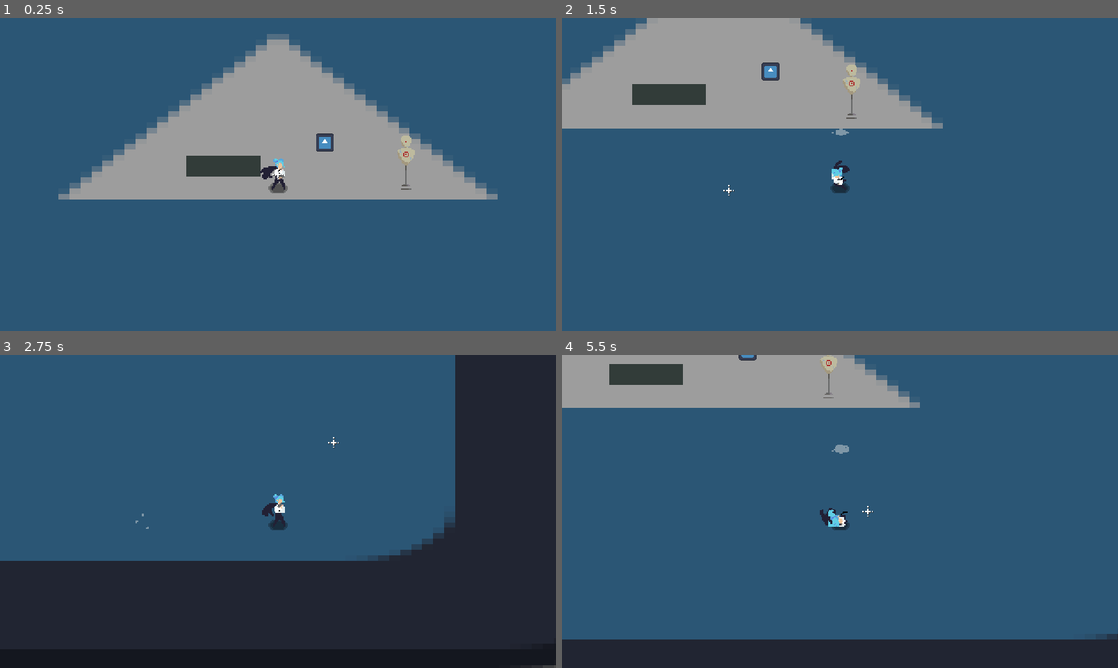
Above: before the commit, frames 1-4 (two rows, left to right).
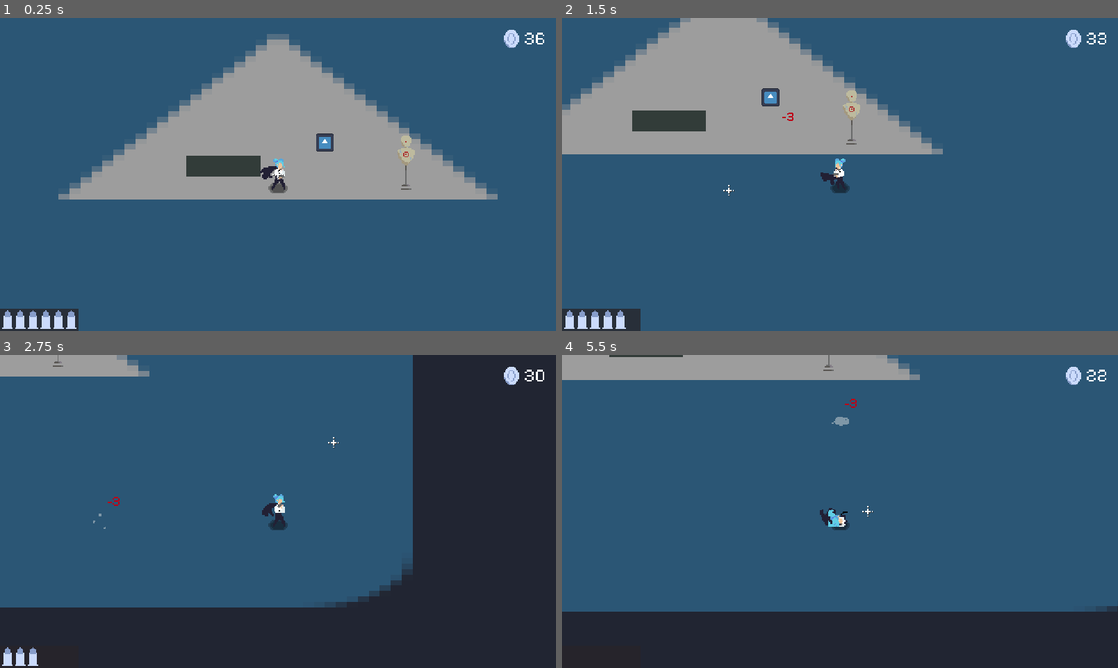
Above: after the commit, the same moments.

Repository: Niimphu/JGJ24
Game: Godot game, scene res://scenes/game/game.tscn
The game is run twice, just before and just after one commit, with the same random seed, the same clock (stepped at 60 frames per second) and the same inputs. Before the commit the project starts from res://scenes/game/world.tscn. The engine's default icon, where the game draws it, is replaced by a stand-in: a white triangle on a blue panel in a dark square.
Inputs (mouse positions are in pixels of both pictures, inside the frame that each line leads up to):
- Up to frame 1 (0.25 s): no input
- Up to frame 2 (1.5 s): move the mouse to (962, 158) at 0.52 s; hold D (move_right) 0.53-1.28 s; click (962, 158) at 0.6 s; tap Space (roll) at 0.8, 1.35 s; move the mouse to (728, 190) at 1.27 s; hold S (move_down) from 1.28 s (still down)
- Up to frame 3 (2.75 s): click (166, 527) at 1.55 s; move the mouse to (333, 442) at 2.02 s; release S (move_down) at 2.03 s; hold D (move_right) from 2.03 s (still down); click (333, 442) at 2.1 s; tap Space (roll) at 2.3 s
- Up to frame 4 (5.5 s): move the mouse to (812, 574) at 2.77 s; release D (move_right) at 2.78 s; hold W (move_up) 2.78-3.53 s; tap Space (roll) at 2.85, 3.8, 4.35, 5.3 s; click (812, 574) at 3.05 s; move the mouse to (1006, 558) at 3.52 s; hold A (move_left) 3.53-5.03 s; click (1006, 558) at 3.6 s; tap R (reload) at 4.15 s; move the mouse to (673, 464) at 4.27 s; click (673, 464) at 4.55 s; move the mouse to (867, 511) at 5.02 s; hold S (move_down) from 5.03 s (still down); click (867, 511) at 5.1 s

The runs differ from the first frame. In frame 1, 1.2% of the frame differs, in the area x 0-98%, y 3-100%; in frame 2, 14%; in frame 3, 17%, in the area x 0-100%, y 0-100%; in frame 4, 16%.

Commit message:
coins and fun numbers

Diff:
--- a/project.godot
+++ b/project.godot
@@ -11,7 +11,7 @@
 [application]
 
 config/name="Avarus"
-run/main_scene="res://scenes/game/world.tscn"
+run/main_scene="res://scenes/game/game.tscn"
 config/features=PackedStringArray("4.3", "GL Compatibility")
 config/icon="res://icon.svg"
 
--- a/scenes/entities/bullet_trail.gd
+++ b/scenes/entities/bullet_trail.gd
@@ -3,7 +3,7 @@
 @export var trail_length := 15
 var point := Vector2()
 
-func _process(delta):
+func _process(_delta):
 	global_position = Vector2.ZERO
 	global_rotation = 0
 
--- a/scenes/entities/player.gd
+++ b/scenes/entities/player.gd
@@ -7,6 +7,8 @@
 }
 
 @export var BulletManager: Node2D
+@export var Game: Node2D
+@export var AmmoCount: Control
 
 @onready var Animator := $AnimationPlayer
 @onready var GunAnimator := $Gun/AnimationPlayer
@@ -14,21 +16,23 @@
 @onready var Arm := $Gun
 @onready var Jacket := $Jacket
 @onready var Shadow := $Shadow
+@onready var Collider := $CollisionShape2D
 
 @onready var bullet_scene := preload("bullet.tscn")
 @onready var dust_scene := preload("res://scenes/entities/roll_dust.tscn")
 
 
 const SPEED := 180
-const ROLL_MULT := 2.5
-const ROLL_FRICTION := 800
+const ROLL_MULT := 3.5
+const ROLL_FRICTION := 1200
 var state := IDLE
 var direction := Vector2.ZERO
 var mouse_pos: Vector2
 var roll_cd: bool = true
-var stored_ammo = 10
-var ammo_in_chamber = 6
-var ammo_needed = 0
+var reloading := false
+
+var max_ammo := 6
+var current_ammo := 6
 
 # this is fine & whatever
 var roll_direction := Vector2.RIGHT
@@ -42,10 +46,10 @@
 	mouse_pos = get_global_mouse_position()
 	get_input_direction()
 
-	if Input.is_action_just_pressed("roll") and roll_cd:
+	if Input.is_action_just_pressed("roll") and roll_cd and Game.update_coins(-3, popup_pos()):
 		roll_cd = false
 		roll_pressed()
-		await get_tree().create_timer(0.5).timeout
+		await get_tree().create_timer(0.6).timeout
 		roll_cd = true
 
 	match state:
@@ -78,7 +82,7 @@
 	direction.y = Input.get_action_strength("move_down") - Input.get_action_strength("move_up")
 	direction = direction.normalized()
 
-	if direction != Vector2.ZERO: # set roll direction to last non-zero direction
+	if direction != Vector2.ZERO and state != ROLL: # set roll direction to last non-zero direction
 		roll_direction = direction
 
 
@@ -107,7 +111,8 @@
 	else:
 		sprite_flip(true)
 	Jacket.visible = false
-	velocity -= roll_direction * ROLL_FRICTION * delta
+	#turn off hurtbox for i frames
+	velocity = velocity.move_toward(Vector2.ZERO, ROLL_FRICTION * delta)
 	move_and_slide()
 
 
@@ -128,6 +133,7 @@
 	if anim_name == "roll":
 		Jacket.visible = true
 		state = IDLE
+		#turn hurbox back on
 		Animator.play("idle")
 
 
@@ -141,24 +147,32 @@
 
 
 func shoot() -> void:
-	if ammo_in_chamber > 0:
-		ammo_in_chamber -= 1
-		var bullet := bullet_scene.instantiate()
-		bullet.position = Arm.global_position + (mouse_pos - Arm.global_position).normalized() * 8.5
-		bullet.set_direction((position - mouse_pos).normalized())
-		BulletManager.add_child(bullet)
-		GunAnimator.play("shoot")
+	if current_ammo == 0:
+		return
+
+	reloading = false
+	current_ammo -= 1
+	AmmoCount.value = current_ammo
+
+	var bullet := bullet_scene.instantiate()
+	bullet.position = Arm.global_position + (mouse_pos - Arm.global_position).normalized() * 8.5
+	bullet.set_direction((position - mouse_pos).normalized())
+	BulletManager.add_child(bullet)
+	GunAnimator.play("shoot")
 
 
 func reload() -> void:
-	if stored_ammo > 0:
-		ammo_needed = 6 - ammo_in_chamber
-		if stored_ammo >= ammo_needed:
-			stored_ammo -= ammo_needed
-			ammo_in_chamber = 6
-		elif ammo_needed >= stored_ammo:
-			ammo_in_chamber += stored_ammo
-			stored_ammo = 0
-			GunAnimator.play("reload")
-		print(ammo_in_chamber)
-		print(stored_ammo)
+	reloading = true
+	while reloading:
+		if current_ammo >= max_ammo or Game.update_coins(-2, popup_pos()) == false:
+			reloading = false
+			return
+
+		GunAnimator.play("reload")
+		await get_tree().create_timer(0.4).timeout
+		current_ammo += 1
+		AmmoCount.value = current_ammo
+
+
+func popup_pos() -> Vector2:
+	return global_position + Vector2(4, -25)
--- /dev/null
+++ b/scenes/game.tres
@@ -0,0 +1,6 @@
+[gd_resource type="Theme" load_steps=2 format=3 uid="uid://bux7k08p0mmee"]
+
+[ext_resource type="FontFile" uid="uid://csbc04dv7j2bo" path="res://assets/PixelifySans-VariableFont_wght.ttf" id="1_cdi6j"]
+
+[resource]
+default_font = ExtResource("1_cdi6j")
--- /dev/null
+++ b/scenes/game/game.gd
@@ -0,0 +1,27 @@
+extends Node2D
+
+@export var CoinCount: Control
+
+@onready var popup_scene := preload("res://scenes/ui/popup.tscn")
+
+var coins := 36
+
+func _ready():
+	CoinCount.text = str(coins)
+
+
+func update_coins(amount: int, location: Vector2) -> bool:
+	if coins + amount < 0:
+		return false
+	coins += amount
+	CoinCount.text = str(coins)
+	popup(amount, location)
+	return true
+
+
+func popup(amount: int, location: Vector2) -> void:
+	print(amount, " ", location)
+	var popup_instance := popup_scene.instantiate()
+	add_child(popup_instance)
+	popup_instance.global_position = location
+	popup_instance.pop(amount)
--- /dev/null
+++ b/scenes/game/game.tscn
@@ -0,0 +1,201 @@
+[gd_scene load_steps=18 format=3 uid="uid://w736c3ga5g46"]
+
+[ext_resource type="Texture2D" uid="uid://bcxte0yk7bv2m" path="res://icon.svg" id="1_15yqf"]
+[ext_resource type="Script" path="res://scenes/game/game.gd" id="1_crdur"]
+[ext_resource type="Texture2D" uid="uid://df24a41c4c40n" path="res://assets/images/TestWall2.png" id="2_w6x2l"]
+[ext_resource type="PackedScene" uid="uid://cgwpb6lgfpnat" path="res://scenes/entities/player.tscn" id="3_4nq4m"]
+[ext_resource type="Texture2D" uid="uid://bjj2kiuoqbki0" path="res://assets/images/Dummy.png" id="4_v43ea"]
+[ext_resource type="Texture2D" uid="uid://carlh6hp3gcc2" path="res://assets/images/Crosshair.png" id="5_wq68m"]
+[ext_resource type="Script" path="res://scenes/game/crosshair.gd" id="6_wc28w"]
+[ext_resource type="Theme" uid="uid://bux7k08p0mmee" path="res://scenes/game.tres" id="8_8fc0e"]
+[ext_resource type="Texture2D" uid="uid://bg5nebaq30wv6" path="res://assets/images/Ammo.png" id="8_17bs5"]
+[ext_resource type="Texture2D" uid="uid://c8qt7kccusryk" path="res://assets/images/BigCoin.png" id="9_dy81b"]
+
+[sub_resource type="WorldBoundaryShape2D" id="WorldBoundaryShape2D_mrjqw"]
+normal = Vector2(-0.00330861, 0.999995)
+
+[sub_resource type="WorldBoundaryShape2D" id="WorldBoundaryShape2D_vr6le"]
+
+[sub_resource type="WorldBoundaryShape2D" id="WorldBoundaryShape2D_dg3de"]
+normal = Vector2(0.999999, 0.00140469)
+
+[sub_resource type="WorldBoundaryShape2D" id="WorldBoundaryShape2D_dtels"]
+normal = Vector2(-0.999999, 0.00101604)
+
+[sub_resource type="RectangleShape2D" id="RectangleShape2D_j8tcv"]
+size = Vector2(62.7732, 5.56218)
+
+[sub_resource type="CapsuleShape2D" id="CapsuleShape2D_31lw8"]
+radius = 2.2845
+height = 12.9434
+
+[sub_resource type="CircleShape2D" id="CircleShape2D_f5gu8"]
+radius = 3.38644
+
+[node name="Game" type="Node2D" node_paths=PackedStringArray("CoinCount")]
+script = ExtResource("1_crdur")
+CoinCount = NodePath("CanvasLayer/UI/MarginContainer/HBoxContainer/CoinCount")
+
+[node name="TempBG" type="Sprite2D" parent="."]
+modulate = Color(0.61339, 0.61339, 0.61339, 1)
+scale = Vector2(9.46875, 4.75)
+texture = ExtResource("1_15yqf")
+
+[node name="BulletManager" type="Node2D" parent="."]
+
+[node name="WorldBoundary" type="StaticBody2D" parent="."]
+
+[node name="CollisionShape2D" type="CollisionShape2D" parent="WorldBoundary"]
+position = Vector2(0.583679, -273.831)
+shape = SubResource("WorldBoundaryShape2D_mrjqw")
+
+[node name="CollisionShape2D2" type="CollisionShape2D" parent="WorldBoundary"]
+position = Vector2(0.350861, 285.885)
+shape = SubResource("WorldBoundaryShape2D_vr6le")
+
+[node name="CollisionShape2D3" type="CollisionShape2D" parent="WorldBoundary"]
+position = Vector2(-568.45, -0.0517654)
+shape = SubResource("WorldBoundaryShape2D_dg3de")
+
+[node name="CollisionShape2D4" type="CollisionShape2D" parent="WorldBoundary"]
+position = Vector2(570.264, -0.251038)
+shape = SubResource("WorldBoundaryShape2D_dtels")
+
+[node name="Entities" type="Node2D" parent="."]
+y_sort_enabled = true
+
+[node name="StaticBody2D" type="StaticBody2D" parent="Entities"]
+position = Vector2(-47.2785, -19.3352)
+
+[node name="Sprite2D" type="Sprite2D" parent="Entities/StaticBody2D"]
+texture = ExtResource("2_w6x2l")
+
+[node name="CollisionShape2D" type="CollisionShape2D" parent="Entities/StaticBody2D"]
+position = Vector2(0.088398, 5.99193)
+shape = SubResource("RectangleShape2D_j8tcv")
+
+[node name="Enemies" type="Node2D" parent="Entities"]
+y_sort_enabled = true
+
+[node name="TestEnemy" type="CharacterBody2D" parent="Entities/Enemies"]
+position = Vector2(40.48, -34.3101)
+
+[node name="Sprite2D" type="Sprite2D" parent="Entities/Enemies/TestEnemy"]
+position = Vector2(0, -5.051)
+scale = Vector2(0.120728, 0.122139)
+texture = ExtResource("1_15yqf")
+
+[node name="CollisionShape2D" type="CollisionShape2D" parent="Entities/Enemies/TestEnemy"]
+rotation = 1.5708
+shape = SubResource("CapsuleShape2D_31lw8")
+
+[node name="Player" parent="Entities" node_paths=PackedStringArray("BulletManager", "Game", "AmmoCount") instance=ExtResource("3_4nq4m")]
+BulletManager = NodePath("../../BulletManager")
+Game = NodePath("../..")
+AmmoCount = NodePath("../../CanvasLayer/UI/Control/MarginContainer/Ammo")
+
+[node name="Camera2D2" type="Camera2D" parent="Entities/Player"]
+position = Vector2(0, -11.8921)
+process_callback = 0
+limit_left = -606
+limit_top = -304
+limit_right = 606
+limit_bottom = 304
+
+[node name="Dummy" type="StaticBody2D" parent="Entities"]
+position = Vector2(110.299, -3.26502)
+
+[node name="Sprite2D" type="Sprite2D" parent="Entities/Dummy"]
+position = Vector2(0.117989, -18.8775)
+texture = ExtResource("4_v43ea")
+
+[node name="CollisionShape2D" type="CollisionShape2D" parent="Entities/Dummy"]
+position = Vector2(0, 2.71364)
+shape = SubResource("CircleShape2D_f5gu8")
+
+[node name="Crosshair" type="Sprite2D" parent="."]
+texture = ExtResource("5_wq68m")
+script = ExtResource("6_wc28w")
+
+[node name="Shadow" type="Sprite2D" parent="Crosshair"]
+modulate = Color(0.215902, 0.215902, 0.215902, 1)
+show_behind_parent = true
+position = Vector2(0.5, 0.5)
+texture = ExtResource("5_wq68m")
+
+[node name="CanvasLayer" type="CanvasLayer" parent="."]
+
+[node name="UI" type="Control" parent="CanvasLayer"]
+custom_minimum_size = Vector2(480, 270)
+layout_mode = 3
+anchors_preset = 0
+offset_right = 480.0
+offset_bottom = 270.0
+theme = ExtResource("8_8fc0e")
+
+[node name="Control" type="Control" parent="CanvasLayer/UI"]
+layout_mode = 1
+anchors_preset = 15
+anchor_right = 1.0
+anchor_bottom = 1.0
+grow_horizontal = 2
+grow_vertical = 2
+
+[node name="ColorRect" type="ColorRect" parent="CanvasLayer/UI/Control"]
+layout_mode = 2
+offset_left = -0.0936432
+offset_top = 251.122
+offset_right = 67.9064
+offset_bottom = 270.122
+color = Color(0.15232, 0.1408, 0.16, 0.784314)
+
+[node name="MarginContainer" type="MarginContainer" parent="CanvasLayer/UI/Control"]
+layout_mode = 1
+anchors_preset = 2
+anchor_top = 1.0
+anchor_bottom = 1.0
+offset_top = -20.0
+offset_right = 112.0
+grow_vertical = 0
+theme_override_constants/margin_left = 2
+theme_override_constants/margin_top = 2
+theme_override_constants/margin_right = 2
+theme_override_constants/margin_bottom = 2
+
+[node name="Ammo" type="TextureProgressBar" parent="CanvasLayer/UI/Control/MarginContainer"]
+layout_mode = 2
+size_flags_horizontal = 0
+size_flags_vertical = 8
+max_value = 10.0
+value = 6.0
+texture_progress = ExtResource("8_17bs5")
+
+[node name="MarginContainer" type="MarginContainer" parent="CanvasLayer/UI"]
+layout_mode = 1
+anchors_preset = 15
+anchor_right = 1.0
+anchor_bottom = 1.0
+grow_horizontal = 2
+grow_vertical = 2
+theme_override_constants/margin_left = 8
+theme_override_constants/margin_top = 8
+theme_override_constants/margin_right = 8
+theme_override_constants/margin_bottom = 8
+
+[node name="HBoxContainer" type="HBoxContainer" parent="CanvasLayer/UI/MarginContainer"]
+custom_minimum_size = Vector2(37, 0)
+layout_mode = 2
+size_flags_horizontal = 8
+size_flags_vertical = 0
+
+[node name="CoinIcon" type="TextureRect" parent="CanvasLayer/UI/MarginContainer/HBoxContainer"]
+layout_mode = 2
+size_flags_horizontal = 0
+size_flags_vertical = 4
+texture = ExtResource("9_dy81b")
+stretch_mode = 4
+
+[node name="CoinCount" type="Label" parent="CanvasLayer/UI/MarginContainer/HBoxContainer"]
+layout_mode = 2
+size_flags_horizontal = 0
+text = "0"
--- a/scenes/game/world.tscn
+++ /dev/null
@@ -1,116 +0,0 @@
-[gd_scene load_steps=14 format=3 uid="uid://w736c3ga5g46"]
-
-[ext_resource type="PackedScene" uid="uid://cgwpb6lgfpnat" path="res://scenes/entities/player.tscn" id="1_3xgcr"]
-[ext_resource type="Texture2D" uid="uid://bcxte0yk7bv2m" path="res://icon.svg" id="1_7ymoj"]
-[ext_resource type="Texture2D" uid="uid://df24a41c4c40n" path="res://assets/images/TestWall2.png" id="2_6vfeh"]
-[ext_resource type="Texture2D" uid="uid://carlh6hp3gcc2" path="res://assets/images/Crosshair.png" id="3_2jga4"]
-[ext_resource type="Texture2D" uid="uid://bjj2kiuoqbki0" path="res://assets/images/Dummy.png" id="3_ejwru"]
-[ext_resource type="Script" path="res://scenes/game/crosshair.gd" id="3_stmrq"]
-
-[sub_resource type="WorldBoundaryShape2D" id="WorldBoundaryShape2D_mrjqw"]
-normal = Vector2(-0.00330861, 0.999995)
-
-[sub_resource type="WorldBoundaryShape2D" id="WorldBoundaryShape2D_vr6le"]
-
-[sub_resource type="WorldBoundaryShape2D" id="WorldBoundaryShape2D_dg3de"]
-normal = Vector2(0.999999, 0.00140469)
-
-[sub_resource type="WorldBoundaryShape2D" id="WorldBoundaryShape2D_dtels"]
-normal = Vector2(-0.999999, 0.00101604)
-
-[sub_resource type="RectangleShape2D" id="RectangleShape2D_j8tcv"]
-size = Vector2(62.7732, 5.56218)
-
-[sub_resource type="CapsuleShape2D" id="CapsuleShape2D_31lw8"]
-radius = 2.2845
-height = 12.9434
-
-[sub_resource type="CircleShape2D" id="CircleShape2D_f5gu8"]
-radius = 3.38644
-
-[node name="World" type="Node2D"]
-
-[node name="TempBG" type="Sprite2D" parent="."]
-modulate = Color(0.61339, 0.61339, 0.61339, 1)
-scale = Vector2(9.46875, 4.75)
-texture = ExtResource("1_7ymoj")
-
-[node name="BulletManager" type="Node2D" parent="."]
-
-[node name="WorldBoundary" type="StaticBody2D" parent="."]
-
-[node name="CollisionShape2D" type="CollisionShape2D" parent="WorldBoundary"]
-position = Vector2(0.583679, -273.831)
-shape = SubResource("WorldBoundaryShape2D_mrjqw")
-
-[node name="CollisionShape2D2" type="CollisionShape2D" parent="WorldBoundary"]
-position = Vector2(0.350861, 285.885)
-shape = SubResource("WorldBoundaryShape2D_vr6le")
-
-[node name="CollisionShape2D3" type="CollisionShape2D" parent="WorldBoundary"]
-position = Vector2(-568.45, -0.0517654)
-shape = SubResource("WorldBoundaryShape2D_dg3de")
-
-[node name="CollisionShape2D4" type="CollisionShape2D" parent="WorldBoundary"]
-position = Vector2(570.264, -0.251038)
-shape = SubResource("WorldBoundaryShape2D_dtels")
-
-[node name="Entities" type="Node2D" parent="."]
-y_sort_enabled = true
-
-[node name="StaticBody2D" type="StaticBody2D" parent="Entities"]
-position = Vector2(-47.2785, -19.3352)
-
-[node name="Sprite2D" type="Sprite2D" parent="Entities/StaticBody2D"]
-texture = ExtResource("2_6vfeh")
-
-[node name="CollisionShape2D" type="CollisionShape2D" parent="Entities/StaticBody2D"]
-position = Vector2(0.088398, 5.99193)
-shape = SubResource("RectangleShape2D_j8tcv")
-
-[node name="Enemies" type="Node2D" parent="Entities"]
-y_sort_enabled = true
-
-[node name="TestEnemy" type="CharacterBody2D" parent="Entities/Enemies"]
-position = Vector2(40.48, -34.3101)
-
-[node name="Sprite2D" type="Sprite2D" parent="Entities/Enemies/TestEnemy"]
-position = Vector2(0, -5.051)
-scale = Vector2(0.120728, 0.122139)
-texture = ExtResource("1_7ymoj")
-
-[node name="CollisionShape2D" type="CollisionShape2D" parent="Entities/Enemies/TestEnemy"]
-rotation = 1.5708
-shape = SubResource("CapsuleShape2D_31lw8")
-
-[node name="Player" parent="Entities" node_paths=PackedStringArray("BulletManager") instance=ExtResource("1_3xgcr")]
-BulletManager = NodePath("../../BulletManager")
-
-[node name="Camera2D2" type="Camera2D" parent="Entities/Player"]
-position = Vector2(0, -11.8921)
-process_callback = 0
-limit_left = -606
-limit_top = -304
-limit_right = 606
-limit_bottom = 304
-
-[node name="Dummy" type="StaticBody2D" parent="Entities"]
-position = Vector2(110.299, -3.26502)
-
-[node name="Sprite2D" type="Sprite2D" parent="Entities/Dummy"]
-position = Vector2(0.117989, -18.8775)
-texture = ExtResource("3_ejwru")
-
-[node name="CollisionShape2D" type="CollisionShape2D" parent="Entities/Dummy"]
-position = Vector2(0, 2.71364)
-shape = SubResource("CircleShape2D_f5gu8")
-
-[node name="Crosshair" type="Sprite2D" parent="."]
-texture = ExtResource("3_2jga4")
-script = ExtResource("3_stmrq")
-
-[node name="Shadow" type="Sprite2D" parent="Crosshair"]
-modulate = Color(0.215902, 0.215902, 0.215902, 1)
-show_behind_parent = true
-position = Vector2(0.5, 0.5)
-texture = ExtResource("3_2jga4")
--- /dev/null
+++ b/scenes/ui/popup.gd
@@ -0,0 +1,24 @@
+extends Control
+
+@onready var Animator := $AnimationPlayer
+@onready var Text := $Label
+
+
+func _ready():
+	Animator.animation_finished.connect(destroy)
+
+
+func pop(amount: int):
+	if amount < 0:
+		Text.text = str(amount)
+		Animator.play("lose")
+	else:
+		Text.text = "+" + str(amount)
+		Animator.play("gain")
+
+	var tween := get_tree().create_tween()
+	tween.tween_property(self, "position", position + Vector2(1, -8), 1)
+
+
+func destroy(_anim_name):
+	queue_free()
--- /dev/null
+++ b/scenes/ui/popup.tscn
@@ -0,0 +1,76 @@
+[gd_scene load_steps=7 format=3 uid="uid://b2bej1xkp4hvr"]
+
+[ext_resource type="Theme" uid="uid://bux7k08p0mmee" path="res://scenes/game.tres" id="1_lcq7l"]
+[ext_resource type="Script" path="res://scenes/ui/popup.gd" id="2_qfxk3"]
+
+[sub_resource type="Animation" id="Animation_a1g8x"]
+length = 0.001
+tracks/0/type = "value"
+tracks/0/imported = false
+tracks/0/enabled = true
+tracks/0/path = NodePath(".:modulate")
+tracks/0/interp = 1
+tracks/0/loop_wrap = true
+tracks/0/keys = {
+"times": PackedFloat32Array(0),
+"transitions": PackedFloat32Array(1),
+"update": 0,
+"values": [Color(1, 1, 1, 1)]
+}
+
+[sub_resource type="Animation" id="Animation_rqxnq"]
+resource_name = "lose"
+step = 0.1
+tracks/0/type = "value"
+tracks/0/imported = false
+tracks/0/enabled = true
+tracks/0/path = NodePath(".:modulate")
+tracks/0/interp = 1
+tracks/0/loop_wrap = true
+tracks/0/keys = {
+"times": PackedFloat32Array(0, 0.7, 1),
+"transitions": PackedFloat32Array(1, 1, 1),
+"update": 0,
+"values": [Color(0.745098, 0, 0.0823529, 1), Color(0.744788, 0, 0.0830877, 1), Color(0.75, 0, 0.0875001, 0)]
+}
+
+[sub_resource type="Animation" id="Animation_hnxdt"]
+resource_name = "gain"
+step = 0.1
+tracks/0/type = "value"
+tracks/0/imported = false
+tracks/0/enabled = true
+tracks/0/path = NodePath(".:modulate")
+tracks/0/interp = 1
+tracks/0/loop_wrap = true
+tracks/0/keys = {
+"times": PackedFloat32Array(0, 0.7, 1),
+"transitions": PackedFloat32Array(1, 1, 1),
+"update": 0,
+"values": [Color(0.065, 0.65, 0.11375, 1), Color(0.0666667, 0.65098, 0.113725, 1), Color(0.065, 0.65, 0.11375, 0)]
+}
+
+[sub_resource type="AnimationLibrary" id="AnimationLibrary_ss3qu"]
+_data = {
+"RESET": SubResource("Animation_a1g8x"),
+"gain": SubResource("Animation_hnxdt"),
+"lose": SubResource("Animation_rqxnq")
+}
+
+[node name="Popup" type="Control"]
+z_index = 1
+layout_mode = 3
+anchors_preset = 0
+theme = ExtResource("1_lcq7l")
+script = ExtResource("2_qfxk3")
+
+[node name="Label" type="Label" parent="."]
+offset_right = 40.0
+offset_bottom = 23.0
+theme_override_font_sizes/font_size = 12
+text = "0"
+
+[node name="AnimationPlayer" type="AnimationPlayer" parent="."]
+libraries = {
+"": SubResource("AnimationLibrary_ss3qu")
+}
Binary file added: assets/PixelifySans-VariableFont_wght.ttf
Not shown, added: assets/PixelifySans-VariableFont_wght.ttf.import
Binary file added: assets/images/Ammo.png
Not shown, added: assets/images/Ammo.png.import
Binary file added: assets/images/BigCoin.png
Not shown, added: assets/images/BigCoin.png.import
Binary file changed: assets/images/Coin.png
Binary file changed: assets/images/CoinDrop.png
